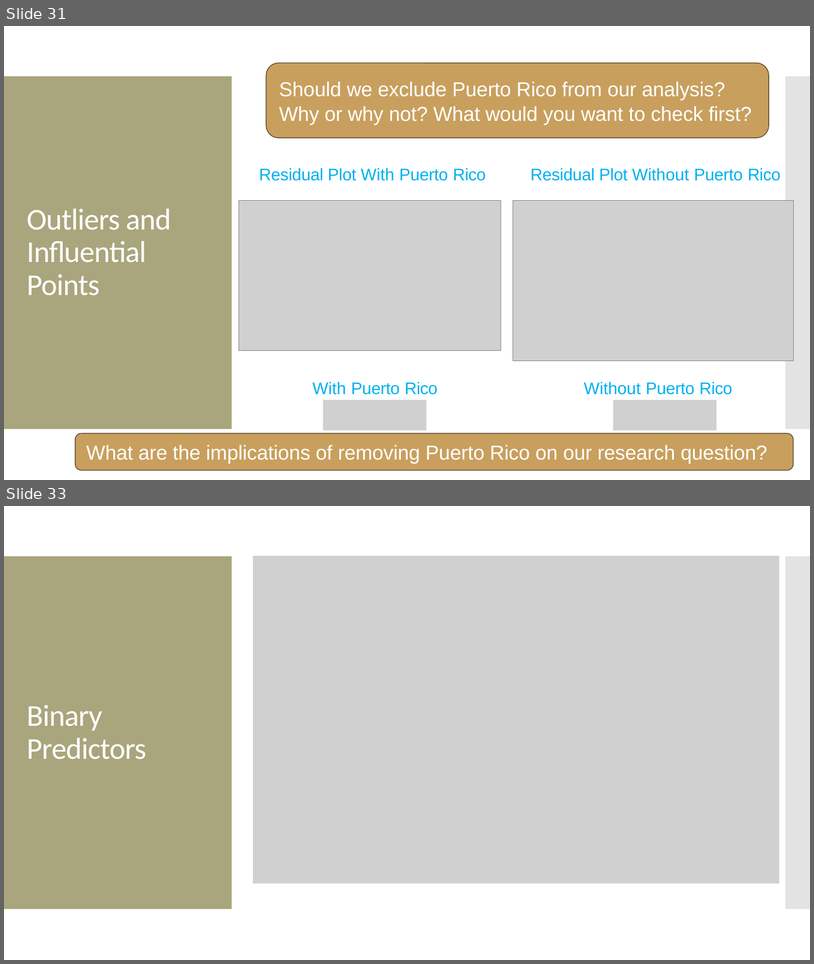
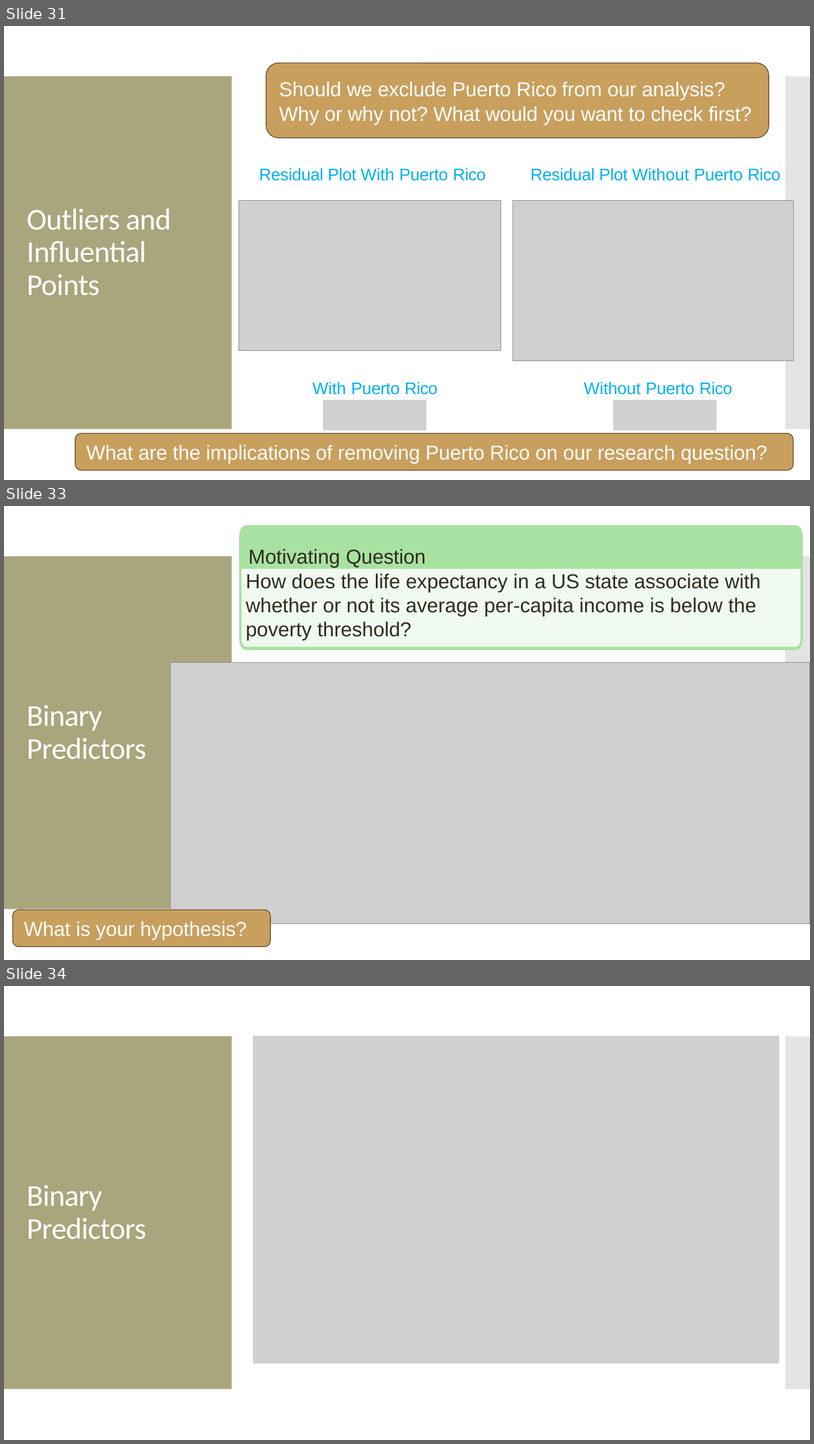
Before and after one commit to amosca01/MATH108-S24, a slide deck: slides/06-simple-linear-reg-pt2.pptx. Shown one above the other, each under a label of ours: slides 31 and 33 before the commit, slides 31, 33 and 34 after it; the slides between them are not shown. The pictures are 814x964 and 814x1444 pixels, drawn with LibreOffice and Linux fonts; fonts in the diff are those of the drawing; grey boxes stand for pictures. Boxes give left, top, right and bottom in pixels: in the first picture for what was removed or moved away, otherwise in the second. Text is boxed around its words. In the diff, an @@ line names an element or a change of style, - is before the commit and + after.

```diff
--- a/slides/06-simple-linear-reg-pt2.pptx
+++ b/slides/06-simple-linear-reg-pt2.pptx
@@ slide 33 added at bbox=[4, 506, 810, 960], background #FFFFFF; not listed: 2 template elements that a slide beside it also shows @@
@@ freeform shape added at bbox=[239, 525, 803, 650], fill #A8E2A0 @@
@@ text added at bbox=[246, 549, 761, 640], 24 pt, text #2F2B20 @@
+Motivating Question
+How does the life expectancy in a US state associate with whether or not its average per-capita income is below the poverty threshold?
@@ freeform shape added at bbox=[242, 569, 801, 647], fill #F1FAF0 @@
@@ picture added at bbox=[170, 663, 810, 924] @@
@@ title added at bbox=[27, 705, 146, 759], 36 pt, text #FFFFFF @@
+Binary Predictors
@@ rounded rectangle added at bbox=[12, 910, 270, 946], fill #C89F5D, outline #584629 0.85 pt, 24 pt, text #FFFFFF @@
+What is your hypothesis?
@@ what was slide 33 is now slide 34 @@
```
Also in this commit, not shown: 2 slides changed, 7 other slides added, 2 slides removed, 15 other files.
